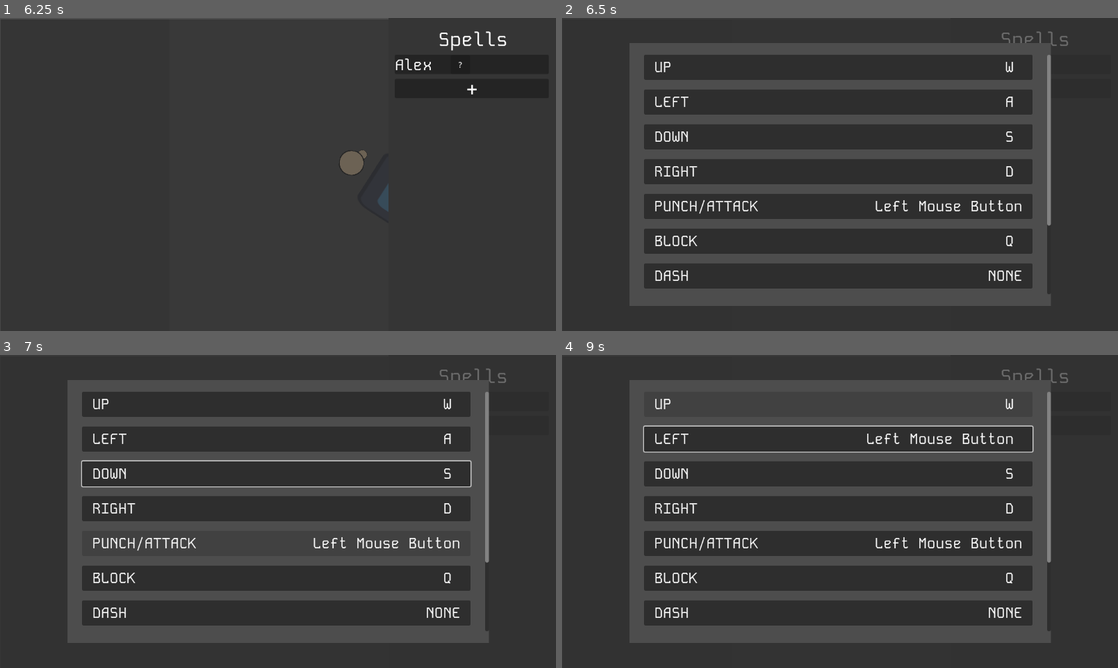
Above: before the commit, frames 1-4 (two rows, left to right).
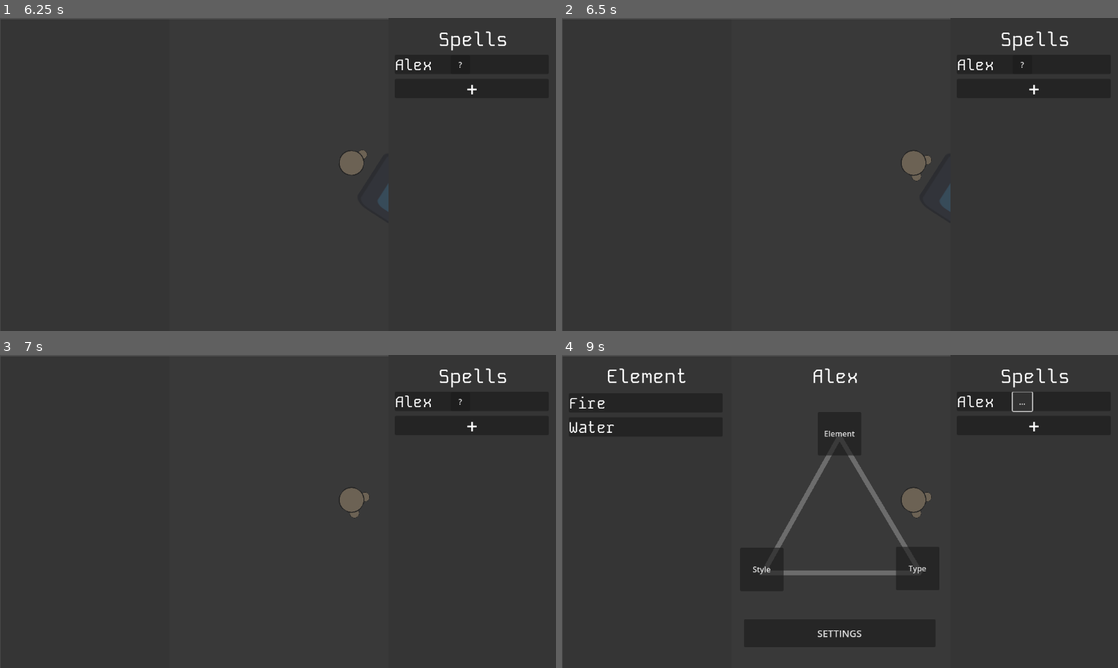
Above: after the commit, the same moments.

Repository: aayushrh/EnergyManipulation
Game: Godot game, scene res://World/Screens/World.tscn
Two runs of this game, one before a commit and one after it. Both use one fixed random seed, a clock stepped at 60 frames per second and the inputs below. The engine's default icon, where the game draws it, is replaced by a stand-in: a white triangle on a blue panel in a dark square.
Inputs (mouse positions are in pixels of both pictures, inside the frame that each line leads up to):
- Up to frame 1 (6.25 s): tap Enter (enter) at 0.5, 4.25 s; move the mouse to (400, 158) at 0.52 s; hold D (right) 0.53-1.25 s; tap G (magicOpen) at 0.6, 4.55, 6.05 s; click (400, 158) at 0.67 s; click "+" at 1.25 s; click (472, 61) at 2.02 s; type "Alex" at 2.1 s; click (472, 64) at 2.75 s; tap Space at 3.5 s; drag from (166, 190) to (250, 237) at 3.52 s; move the mouse to (333, 105) at 4.27 s; hold D (right) 4.28-5 s; tap Q (Ability2) at 4.35 s; drag from (250, 237) to (111, 127) at 5.02 s; move the mouse to (444, 221) at 5.77 s; hold A (left) from 5.78 s (still down); click (444, 221) at 5.85 s
- Up to frame 2 (6.5 s): keep holding A (left); tap F (Pause) at 6.4 s
- Up to frame 3 (7 s): release A (left) at 6.5 s; drag from (111, 464) to (422, 545) at 6.52 s
- Up to frame 4 (9 s): click (1034, 401) at 7.27 s; click (840, 433) at 8 s, where only the run after the commit has a clickable "Element"; click "?" at 8.75 s

Frame 1 is identical in both runs. In frame 2, 3.2% of the frame differs, in the area x 16-92%, y 4-84%; in frame 3, 3.7%; in frame 4, 10%, in the area x 1-92%, y 4-92%.

Commit message:
Fixes

Diff:
--- a/Player/Player.gd
+++ b/Player/Player.gd
@@ -38,7 +38,7 @@
 	time += delta
 	queue_redraw()
 	if(!Global.pause and !dashing):
-		magic_check()
+		magic_check(delta)
 		rotateToTarget(get_global_mouse_position(), delta)
 		_movement()
 		attack()
@@ -64,7 +64,7 @@
 	if(blocking):
 		draw_arc(Vector2.ZERO, 50, -PI/4 - PI/8, -3*PI/4 - PI/8, 20, Color.WHITE, 5)
 
-func magic_check():
+func magic_check(delta):
 	var hit = false
 	for e in Global.spellList:
 		if e.binding != null:
@@ -76,6 +76,9 @@
 					blast.player = self
 					blast.setSpell(e)
 					get_tree().current_scene.add_child(blast)
+					e.resetCooldown()
+				slow = true
+				ROTATIONSPEED = ROTATIONSPEED/2
 	onLastTurn = hit
 
 func dash_check():
@@ -150,7 +153,7 @@
 	input_vector = input_vector.normalized()
 	velocity += input_vector * ACCELERATION
 	velocity *= FRICTION
-	if(!blocking):
+	if(!blocking and !slow):
 		velocity = velocity.limit_length(TOPSPEED)
 	else:
 		velocity = velocity.limit_length(TOPSPEED/2)
@@ -171,6 +174,7 @@
 
 func doneCasting():
 	slow = false
+	ROTATIONSPEED *= 2
 
 func _on_dashing_timer_timeout():
 	dashing = false
--- a/World/Magic/MagicSpells/spell.gd
+++ b/World/Magic/MagicSpells/spell.gd
@@ -33,7 +33,7 @@
 			"rat":
 				cd += 1
 	if(Constants.isValid(type)):
-		match(style.spellName.to_lower()):
+		match(type.spellName.to_lower()):
 			"blast":
 				cd += 1
 			"beam":
--- a/World/Screens/World.gd
+++ b/World/Screens/World.gd
@@ -1,11 +1,11 @@
 extends Node2D
 
 func _process(delta):
-	if Input.is_action_just_pressed("Pause"):
+	if Input.is_action_just_pressed("Pause") and !$CanvasLayer/Magic.visible:
 		Global.pause = !Global.pause
 		$CanvasLayer/InputChangeSystem.visible = !$CanvasLayer/InputChangeSystem.visible
 		$CanvasLayer/ScrollContainer.visible = !$CanvasLayer/ScrollContainer.visible
-	if Input.is_action_just_pressed("magicOpen"):
+	if Input.is_action_just_pressed("magicOpen") and !$CanvasLayer/InputChangeSystem.visible:
 		$CanvasLayer/ScrollContainer/SpellListUI.reload()
 		Global.pause = !Global.pause
 		$CanvasLayer/Magic.visible = !$CanvasLayer/Magic.visible
